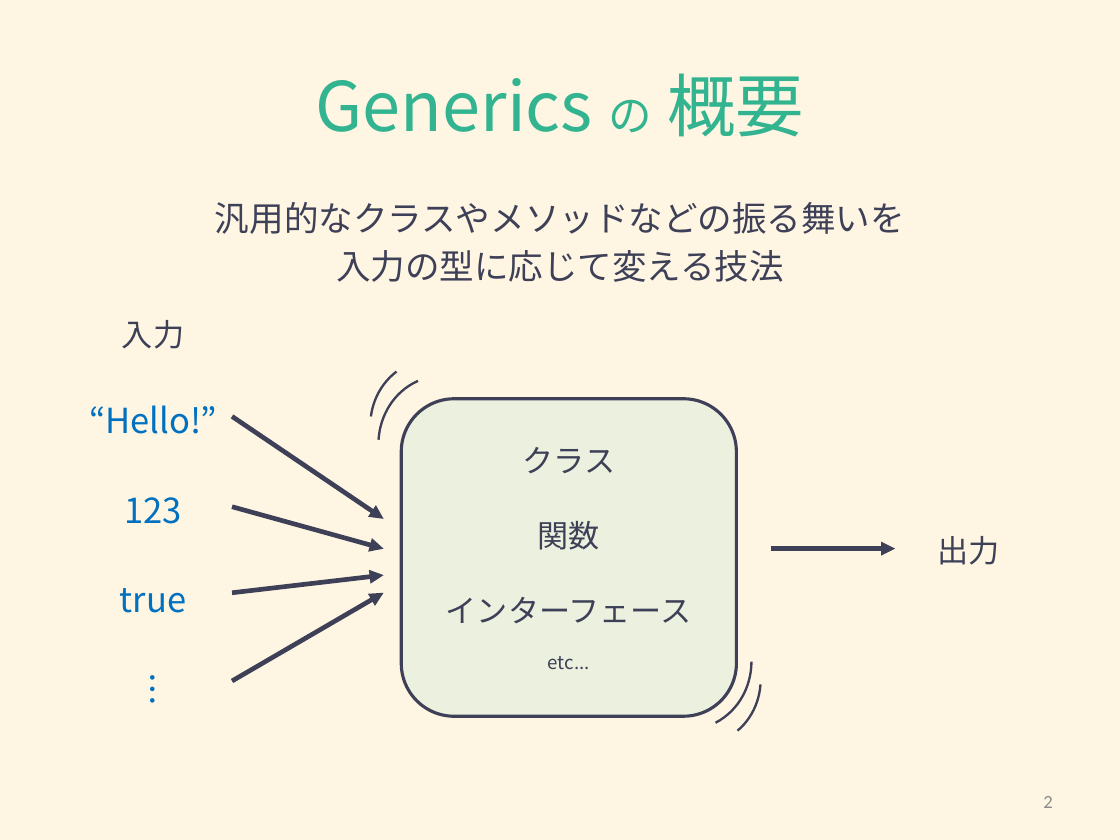
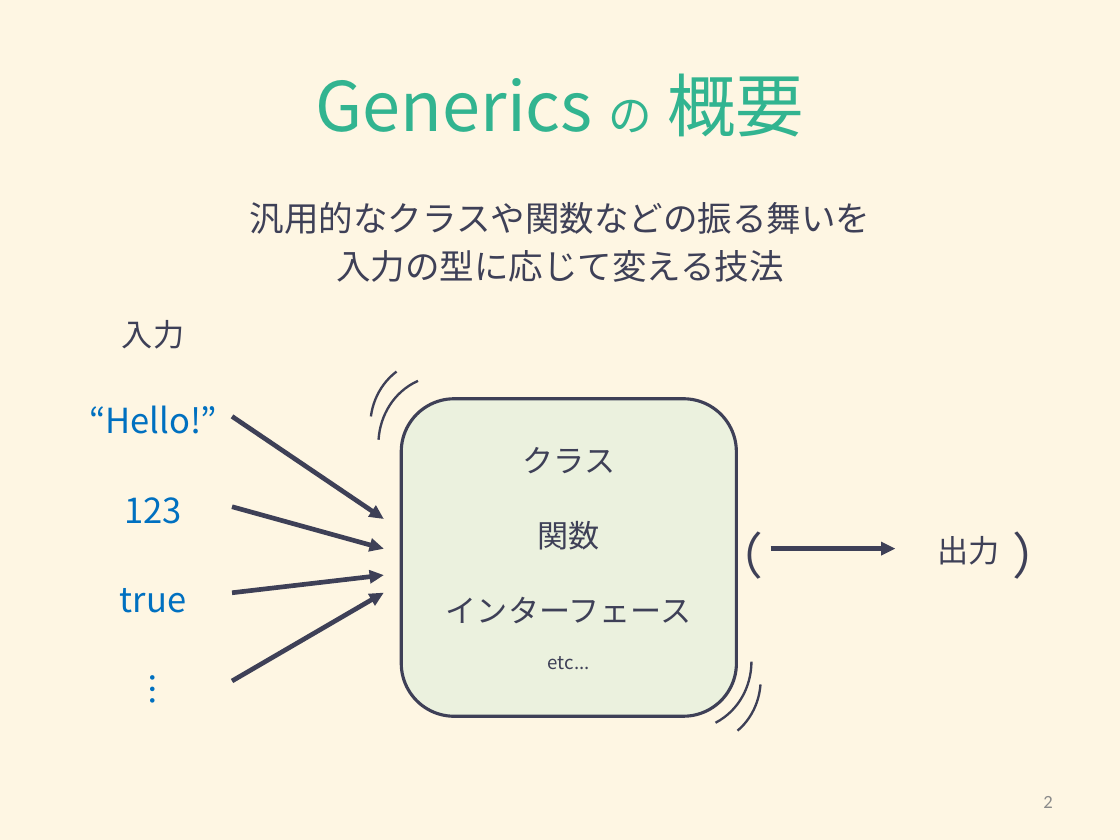
Before and after one commit to Hikari-Kubota/sandbox-todo-ts-angular, a slide deck: slide 2 of typescript/typescript_generics.pptx. Drawn at 1120x840 pixels with LibreOffice and Linux fonts; fonts in the diff are those of the drawing. Boxes give left, top, right and bottom in pixels: in the first picture for what was removed or moved away, otherwise in the second. Text is boxed around its words. In the diff, an @@ line names an element or a change of style, - is before the commit and + after.

```diff
--- a/typescript/typescript_generics.pptx
+++ b/typescript/typescript_generics.pptx
@@ text at (250, 202, 871, 234): text changed @@
-汎用的なクラスやメソッドなどの振る舞いを
+汎用的なクラスや関数などの振る舞いを
@@ text added at (685, 513, 1092, 596), 32 pt, text #3E4057 @@
+（ ）
```
Also in this commit, not shown: 7 other slides changed, 3 other files.
